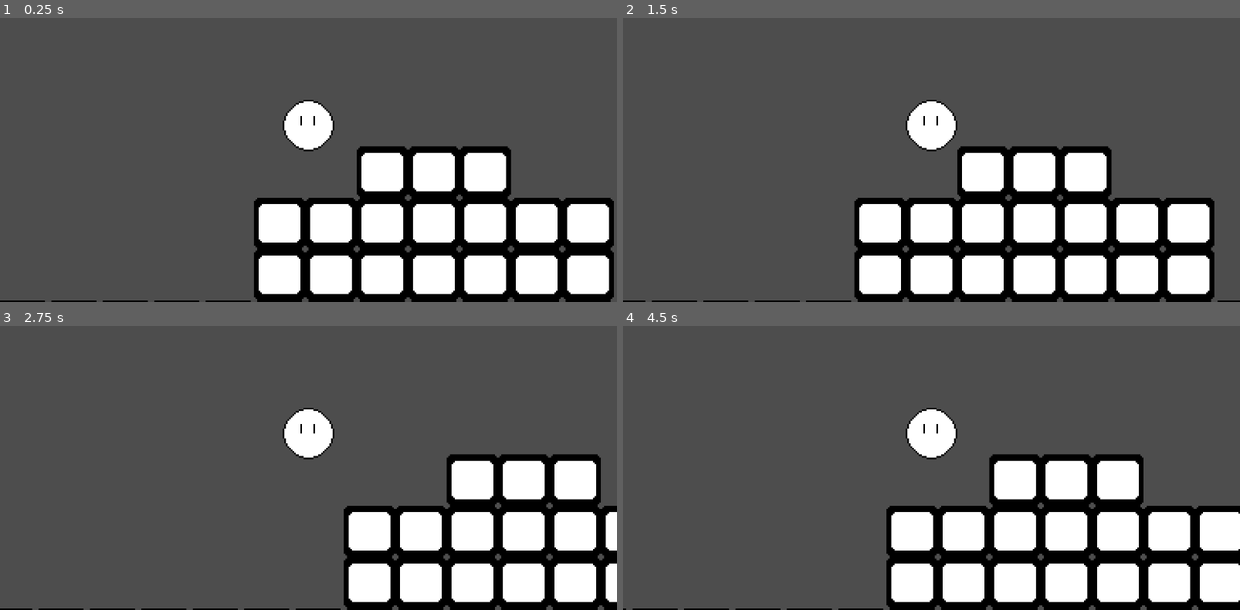
Above: before the commit, frames 1-4 (two rows, left to right).
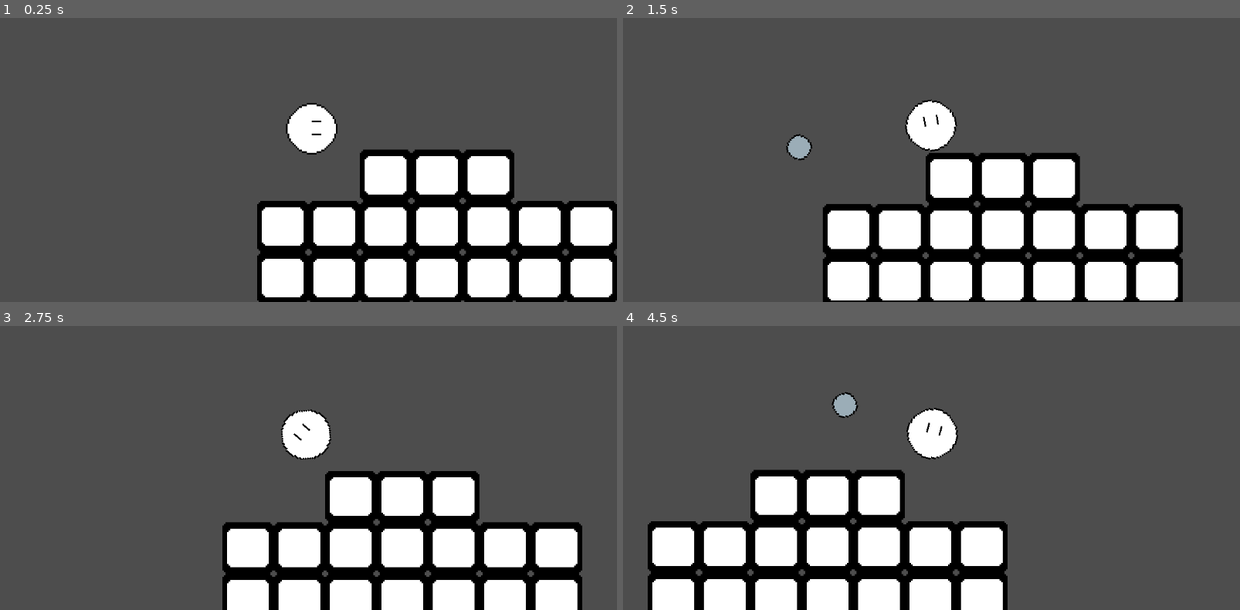
Above: after the commit, the same moments.

Repository: JoshuaKlot/BinghamtonGameJam3
Game: Godot game, scene res://scenes/main.tscn
Same seed, same stepped clock (60 frames per second), same inputs: the game is played once before the commit and once after it.
Inputs (mouse positions are in pixels of both pictures, inside the frame that each line leads up to):
- Up to frame 1 (0.25 s): no input
- Up to frame 2 (1.5 s): tap Enter (ui_accept) at 0.5, 0.77, 1.25 s; move the mouse to (1067, 111) at 0.52 s; hold Right (ui_right) from 0.53 s (still down); tap Space (shoot) at 0.6, 1.35 s; move the mouse to (808, 145) at 1.27 s
- Up to frame 3 (2.75 s): tap Enter (ui_accept) at 1.52 s; move the mouse to (370, 360) at 2.02 s; release Right (ui_right) at 2.03 s; hold Left (ui_left) from 2.03 s (still down); tap Space (shoot) at 2.1 s
- Up to frame 4 (4.5 s): move the mouse to (900, 504) at 2.77 s; release Left (ui_left) at 2.78 s; hold Right (ui_right) 2.78-4.28 s; tap Space (shoot) at 2.85, 3.6, 4.35 s; tap Enter (ui_accept) at 3.02, 3.77 s; move the mouse to (1116, 487) at 3.52 s; move the mouse to (746, 385) at 4.27 s; hold Left (ui_left) from 4.28 s (still down)

The runs differ from the first frame. In frame 1, 7.5% of the frame differs, in the area x 0-100%, y 28-100%; in frame 2, 18%; in frame 3, 24%; in frame 4, 40%, in the area x 0-100%, y 23-100%.

Commit message:
fixed shooting

Diff:
--- a/platformer/Scripts/player.gd
+++ b/platformer/Scripts/player.gd
@@ -9,11 +9,18 @@
 func _physics_process(delta: float) -> void:
 	var bullet = preload("res://scenes/bullet.tscn")
 	var main = get_node("bulletContainer")
+	look_at(get_global_mouse_position())
+
+	rotation_degrees = wrap(rotation_degrees,0,360)
+	if rotation_degrees > 90 and rotation_degrees <270:
+		scale.y = -1
+	else:
+			scale.y = 1
 	if Input.is_action_just_pressed("shoot"):
 		var instance = bullet.instantiate()
-		main.add_child(instance)
+		get_tree().root.add_child(instance)
 		instance.global_position = global_position
-
+		instance.rotation = rotation
 
 	var direction := Input.get_axis("ui_left", "ui_right")
 	var direction2 := Input.get_axis("ui_up", "ui_down")
